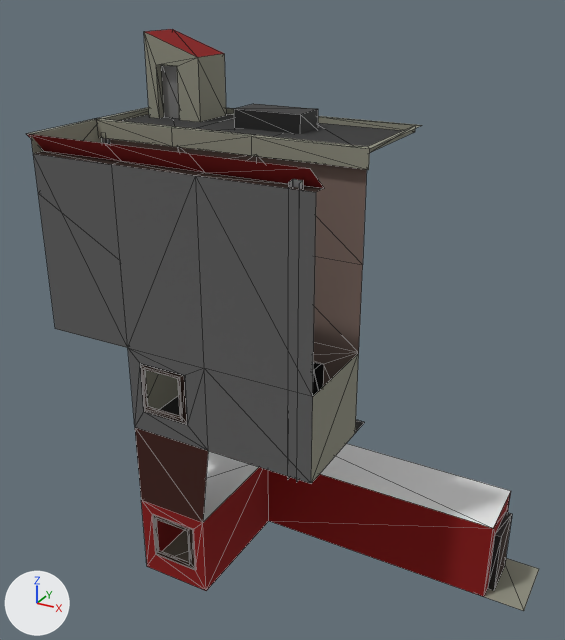
The glTF model assets/models/back-street-building.glb: old version first, new version second.
Camera for both pictures: a camera (50 mm lens) standing at (11.42, -11.53, 11.73) and looking at (1.73, 6.09, 2.92). The axes (+X, +Y, +Z) are drawn at lower left. The lights are the same throughout. Mesh edges are drawn as thin lines. Vertices at the same position are counted once.

Before the edit, the objects in view are built like this:
```python
me_plane = bpy.data.meshes.new('Plane')
me_plane.from_pydata(...)  # 240 vertices, 366 faces; spans x -4.3..9.2, y -1.9..4.4, z -5.0..10.3
me_plane.materials.append(mat_asphalt)  # black #333333
me_plane.materials.append(mat_concrete)  # grey #909081
me_plane.materials.append(mat_building_pink)  # brown #7c6860
me_plane.materials.append(mat_lighter_wood)  # brown #99542e
me_plane.materials.append(mat_red)  # red #860100
me_plane.materials.append(mat_windows)  # white #e7e7e7
me_plane.materials.append(mat_building_grey)  # dark grey #5d5d5d
me_plane.materials.append(mat_material_003)  # brown #3a1206
me_plane.materials.append(mat_darker_wood)  # brown #2c180d
me_plane.materials.append(mat_metal_dark)  # black #333333
me_plane.materials.append(mat_metal)  # grey #909090
me_plane.materials.append(mat_platre)  # white #e7e7e7
me_plane.materials.append(mat_snooker_black)  # black #141414
ob_building = bpy.data.objects.new('building', me_plane)
ob_building.location = (0.0, 5.08, 0.0)
```
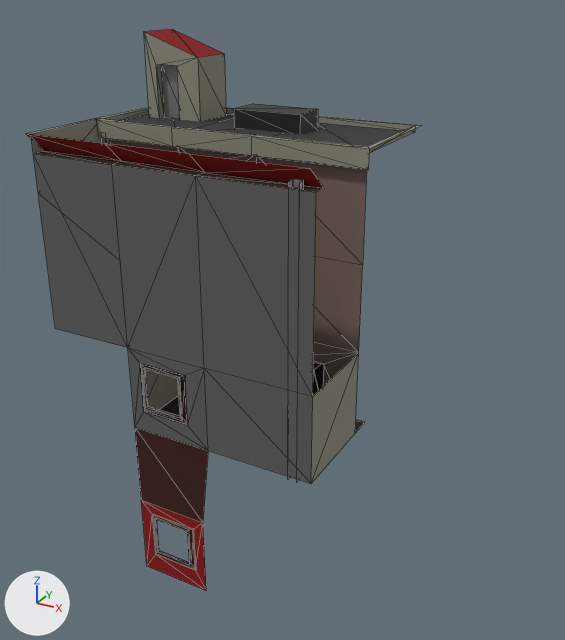
Location of each change, (x1, y1, x2, y2) in pixels of the pictures (565 x 640 px):
'building', reshaped (23% narrower)
    before: (27, 29, 539, 611)
    after: (27, 29, 421, 591)
part 1 of me_plane, deleted
    before: (157, 443, 539, 611)

Edits to the bpy script that builds the scene:
```text
Change me_plane:
    used by ob_building; location = (0.0, 5.08, 0.0)
    remove me_plane.from_pydata(...)  # 240 vertices, 366 faces; spans x -4.3..9.2, y -1.9..4.4, z -5.0..10.3
    add me_plane.from_pydata(...)  # 222 vertices, 334 faces; spans x -4.3..4.3, y -1.9..4.4, z -5.0..10.3
    me_plane part 1
    18 vertices are removed from x -1.5..9.2, y 1.9..3.9, z -5.0..-2.5
    32 faces are deleted
    remove me_plane.materials.append(mat_platre)  # white #e7e7e7
```
